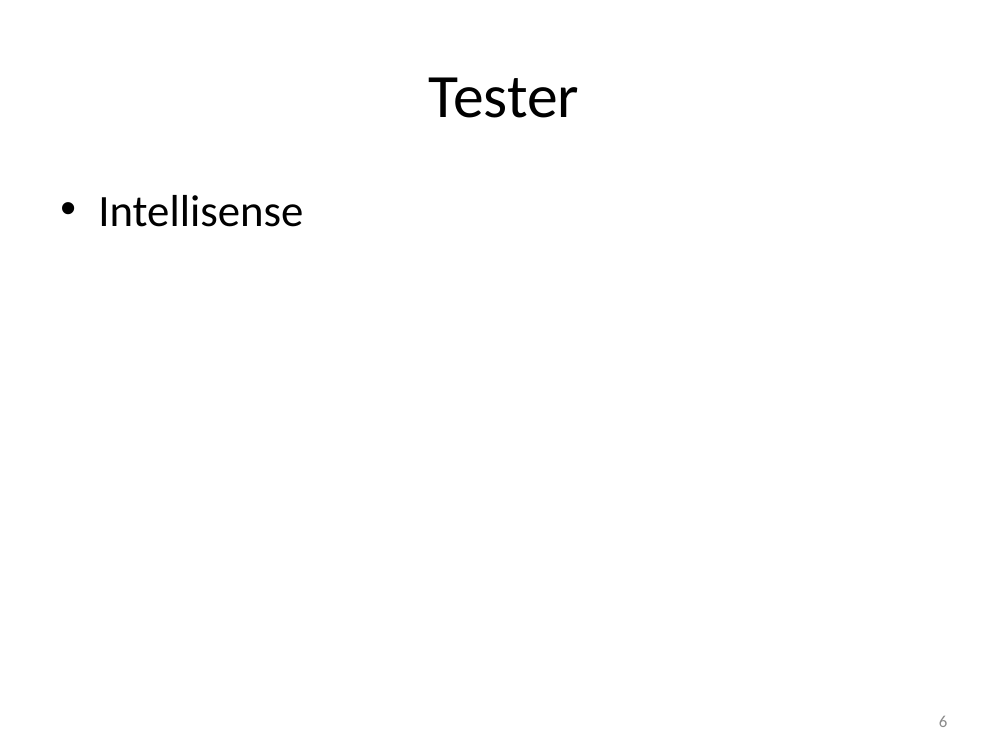
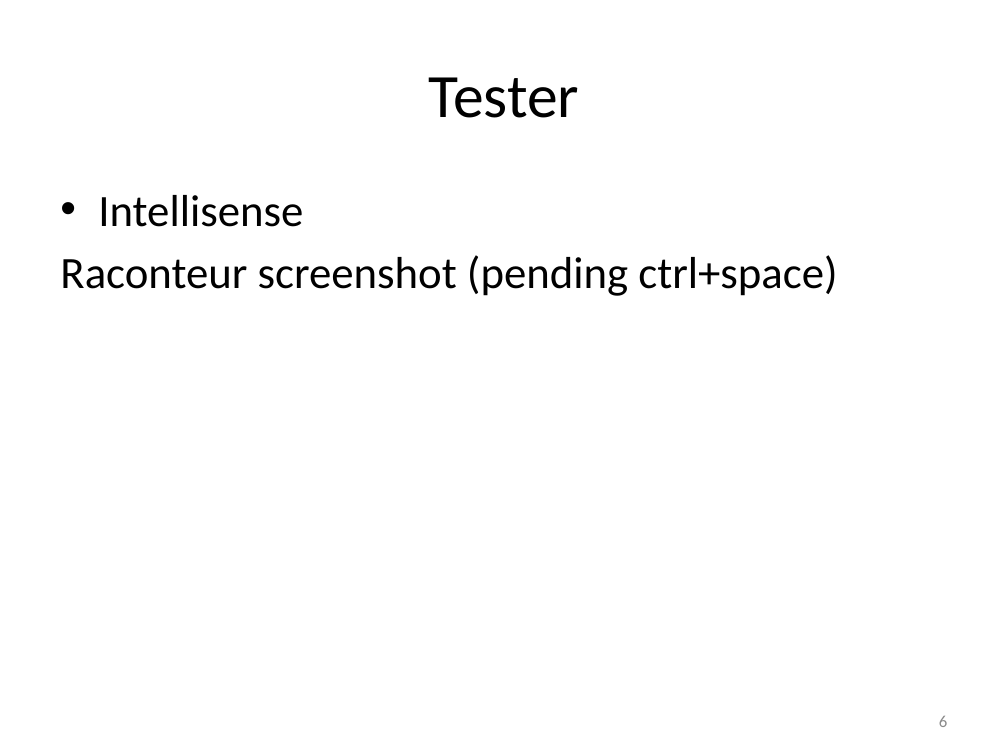
Before and after one commit to msuarz/portfolio, a slide deck: slide 6 of agile2011/presentation.pptx. Drawn at 1008x756 pixels with LibreOffice and Linux fonts; fonts in the diff are those of the drawing. Boxes give left, top, right and bottom in pixels: in the first picture for what was removed or moved away, otherwise in the second. Text is boxed around its words. In the diff, an @@ line names an element or a change of style, - is before the commit and + after.

Commit message:
adding screenshots to presentation

```diff
--- a/agile2011/presentation.pptx
+++ b/agile2011/presentation.pptx
@@ text at box(60, 255, 837, 296): paragraph added @@
+Raconteur screenshot (pending ctrl+space)
```
Also in this commit, not shown: 12 other slides changed, 1 slide added, 2 slides removed, 1 other file.
